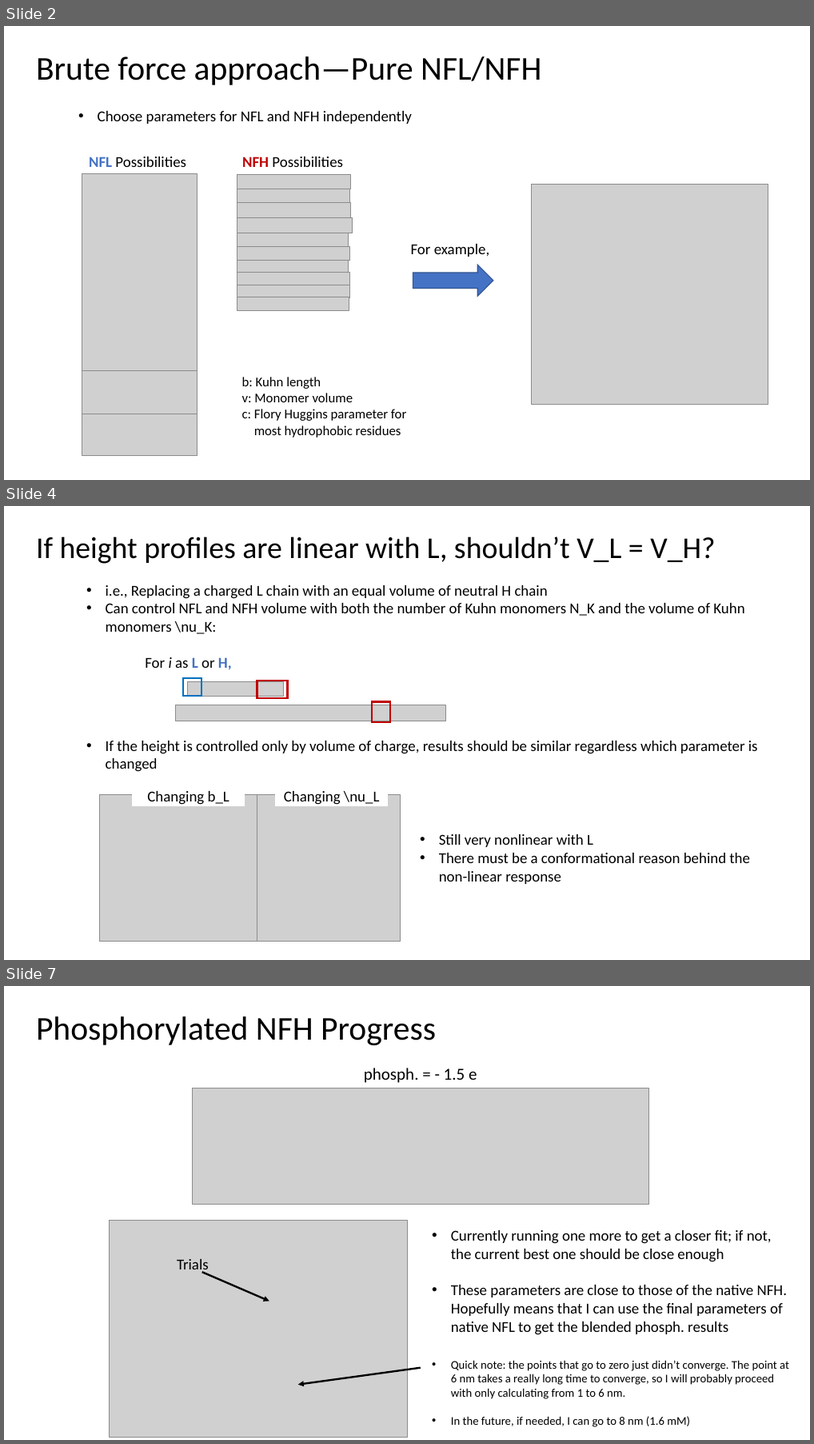
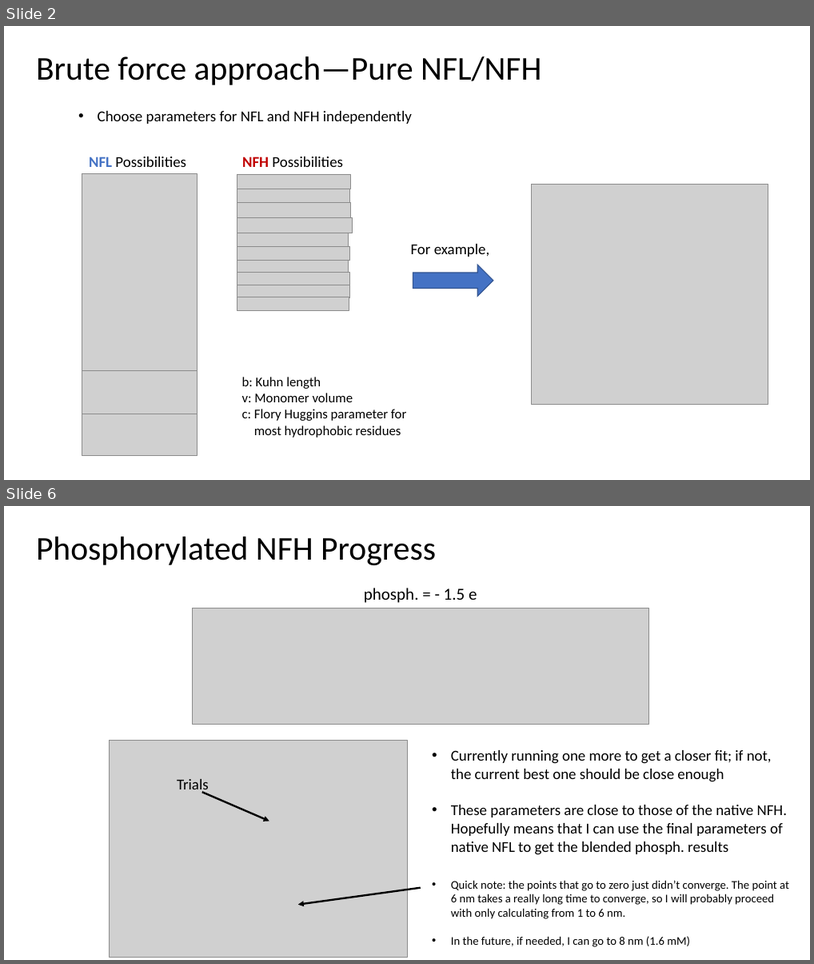
Before and after one commit to tyokokur/presentations, a slide deck: 20230331 EAD Update.pptx. Shown one above the other, each under a label of ours: slides 2, 4 and 7 before the commit, slides 2 and 6 after it; the slides between them are not shown. The pictures are 814x1444 and 814x964 pixels, drawn with LibreOffice and Linux fonts; fonts in the diff are those of the drawing; grey boxes stand for pictures. Boxes give left, top, right and bottom in pixels: in the first picture for what was removed or moved away, otherwise in the second. Text is boxed around its words. In the diff, an @@ line names an element or a change of style, - is before the commit and + after.

```diff
--- a/20230331 EAD Update.pptx
+++ b/20230331 EAD Update.pptx
@@ slide 4 removed at bbox=[4, 506, 810, 960], background #FFFFFF @@
@@ title removed at bbox=[36, 536, 715, 564] @@
-If height profiles are linear with L, shouldn’t V_L = V_H?
@@ text removed at bbox=[106, 585, 745, 634] @@
-• i.e., Replacing a charged L chain with an equal volume of neutral H chain
-• Can control NFL and NFH volume with both the number of Kuhn monomers N_K and the volume of Kuhn monomers \nu_K:
@@ group removed at bbox=[145, 657, 446, 722]: 3 rectangles, 2 pictures, 1 text @@
-For i as L or H,
@@ text removed at bbox=[106, 740, 758, 772] @@
-• If the height is controlled only by volume of charge, results should be similar regardless which parameter is changed
@@ group removed at bbox=[99, 785, 400, 941]: 2 pictures, 2 rectangles @@
-Changing b_L
-Changing \nu_L
@@ text removed at bbox=[439, 834, 750, 884] @@
-• Still very nonlinear with L
-• There must be a conformational reason behind the non-linear response
@@ what was slide 7 is now slide 6 @@
```
Also in this commit, not shown: 1 slide changed, 2 slides added, 2 other slides removed.
